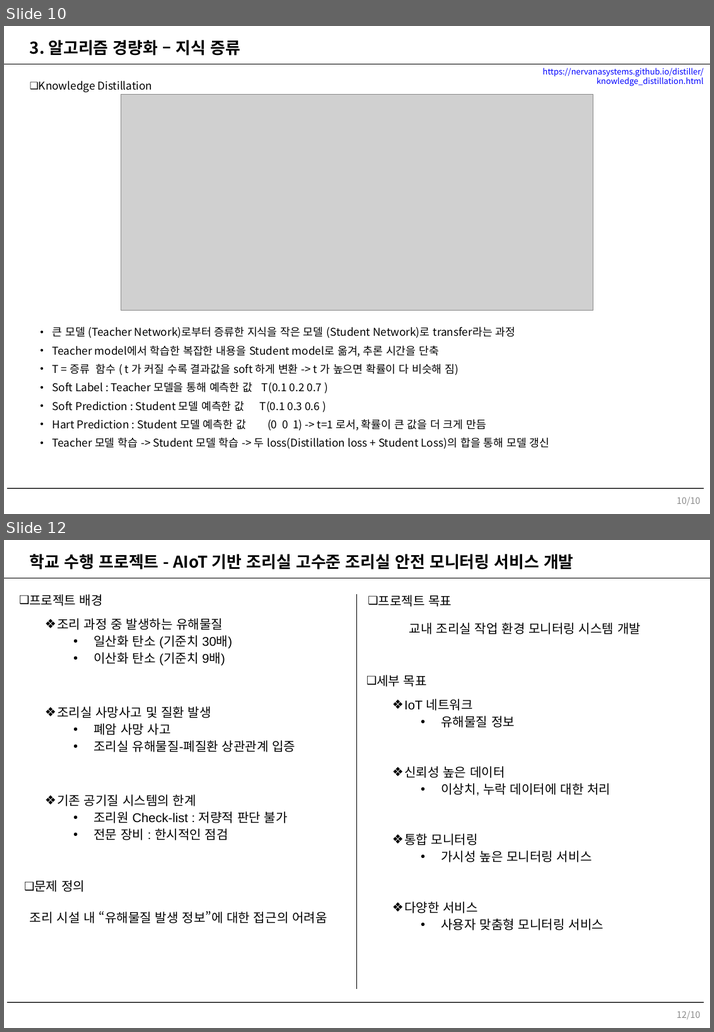
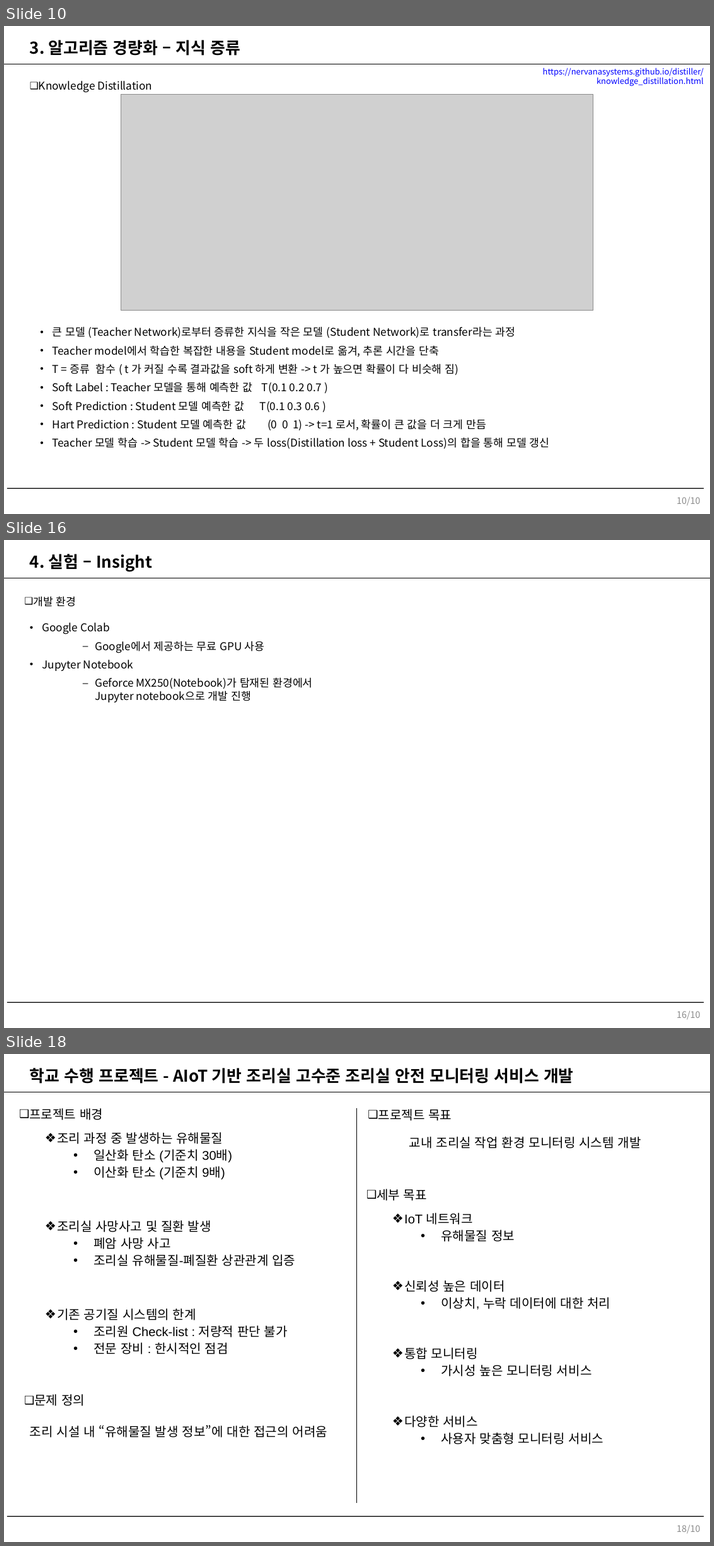
Before and after one commit to yutan0565/Light-Weight-Base_Tensorflow2, a slide deck: 자료/개인_과제.pptx. Shown one above the other, each under a label of ours: slides 10 and 12 before the commit, slides 10, 16 and 18 after it; the slides between them are not shown. The pictures are 714x1032 and 714x1546 pixels, drawn with LibreOffice and Linux fonts; fonts in the diff are those of the drawing; grey boxes stand for pictures; background and template pictures are left out. Boxes give left, top, right and bottom in pixels: in the first picture for what was removed or moved away, otherwise in the second. Text is boxed around its words. In the diff, an @@ line names an element or a change of style, - is before the commit and + after.

```diff
--- a/자료/개인_과제.pptx
+++ b/자료/개인_과제.pptx
@@ slide 16 added at <box>4,540,710,1028</box>, background #FFFFFF; not listed: 2 template elements that a slide beside it also shows @@
@@ text added at <box>30,554,152,572</box>, 18 pt, text #000000, bold @@
+4. 실험 – Insight
@@ text added at <box>33,596,76,607</box>, 12 pt, text #000000 @@
+❑ 개발 환경
@@ text added at <box>42,623,312,703</box>, 12 pt, text #000000 @@
+• Google Colab
+  – Google에서 제공하는 무료 GPU 사용
+• Jupyter Notebook
+  – Geforce MX250(Notebook)가 탐재된 환경에서 Jupyter notebook으로 개발 진행
@@ page number added at <box>676,1011,700,1020</box>, 10 pt, text #8C8C8C @@
+16/10
@@ what was slide 12 is now slide 18 @@
@@ page number at <box>676,1525,700,1534</box>: text changed @@
-12/10
+18/10
```
Also in this commit, not shown: 6 other slides added, 1 slide removed, 4 other files.
